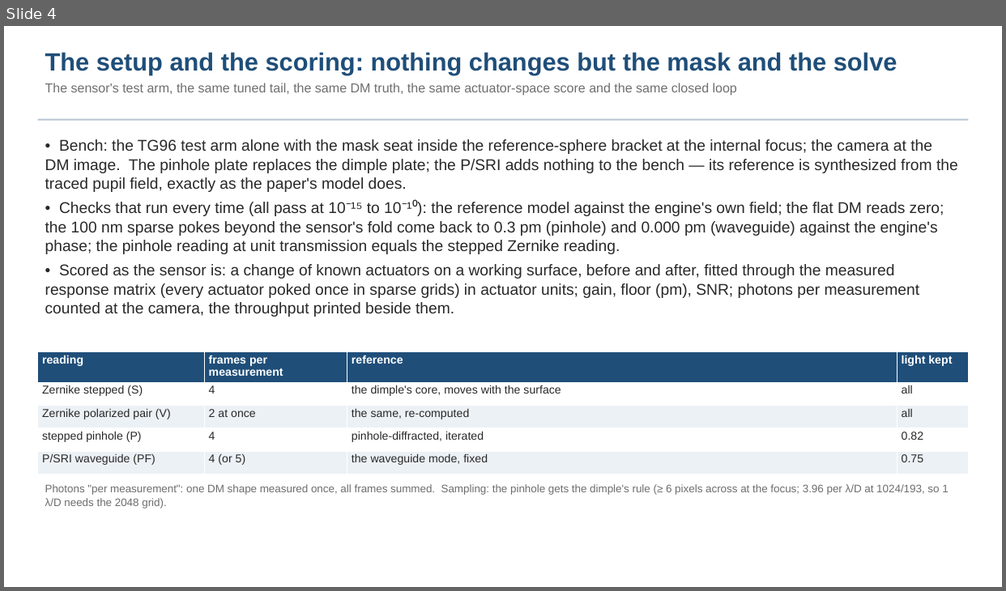
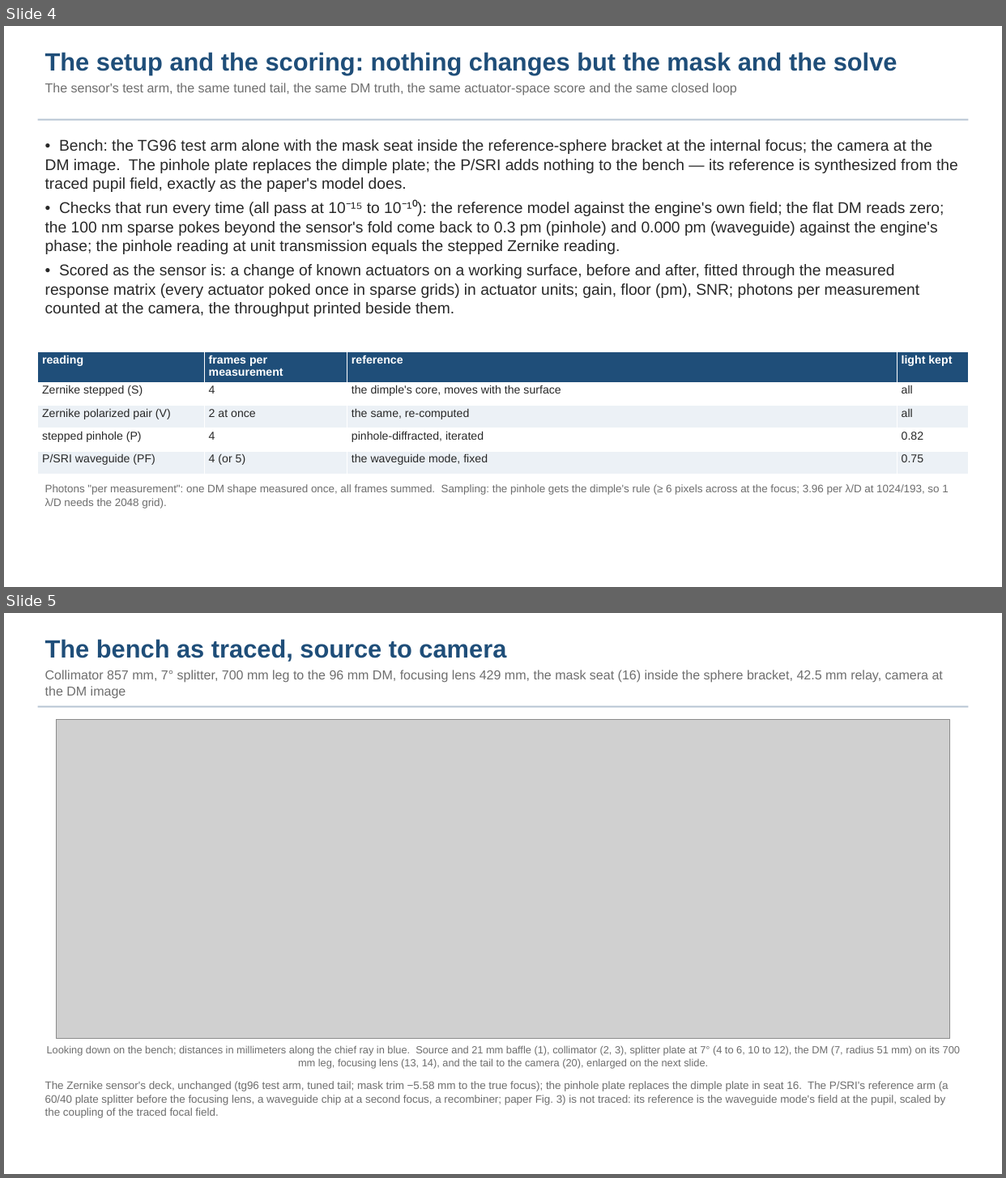
Before and after one commit to nasa-jpl/macos, a slide deck: demo_session/deck_pdi.pptx. Shown one above the other, each under a label of ours: slide 4 before the commit, slides 4 and 5 after it. The pictures are 1006x591 and 1006x1178 pixels, drawn with LibreOffice and Linux fonts; fonts in the diff are those of the drawing; grey boxes stand for pictures. Boxes give left, top, right and bottom in pixels: in the first picture for what was removed or moved away, otherwise in the second. Text is boxed around its words. In the diff, an @@ line names an element or a change of style, - is before the commit and + after.

```diff
--- a/demo_session/deck_pdi.pptx
+++ b/demo_session/deck_pdi.pptx
@@ slide 5 added at <box>4,613,1002,1174</box>, background #FFFFFF @@
@@ text added at <box>45,639,943,699</box>, 12.5 pt, text #6E6E6E @@
+The bench as traced, source to camera
+Collimator 857 mm, 7° splitter, 700 mm leg to the 96 mm DM, focusing lens 429 mm, the mask seat (16) inside the sphere bracket, 42.5 mm relay, camera at the DM image
@@ rectangle added at <box>38,706,968,707</box>, fill #B8C6D4 @@
@@ picture added at <box>57,719,949,1039</box> @@
@@ text added at <box>47,1046,960,1069</box>, 10 pt, text #6E6E6E @@
+Looking down on the bench; distances in millimeters along the chief ray in blue. Source and 21 mm baffle (1), collimator (2, 3), splitter plate at 7° (4 to 6, 10 to 12), the DM (7, radius 51 mm) on its 700 mm leg, focusing lens (13, 14), and the tail to the camera (20), enlarged on the next slide.
@@ text added at <box>45,1081,948,1105</box>, 10.5 pt, text #6E6E6E @@
+The Zernike sensor's deck, unchanged (tg96 test arm, tuned tail; mask trim −5.58 mm to the true focus); the pinhole plate replaces the dimple plate in seat 16. The P/SRI's reference arm (a 60/40 plate splitter before the focusing lens, a waveguide chip at a second focus, a recombiner; paper Fig. 3) is not traced: its reference is the waveguide mode's field at the pupil, scaled by the coupling of the traced focal field.
```
Also in this commit, not shown: 2 slides changed, 1 other slide added, 4 other files.
